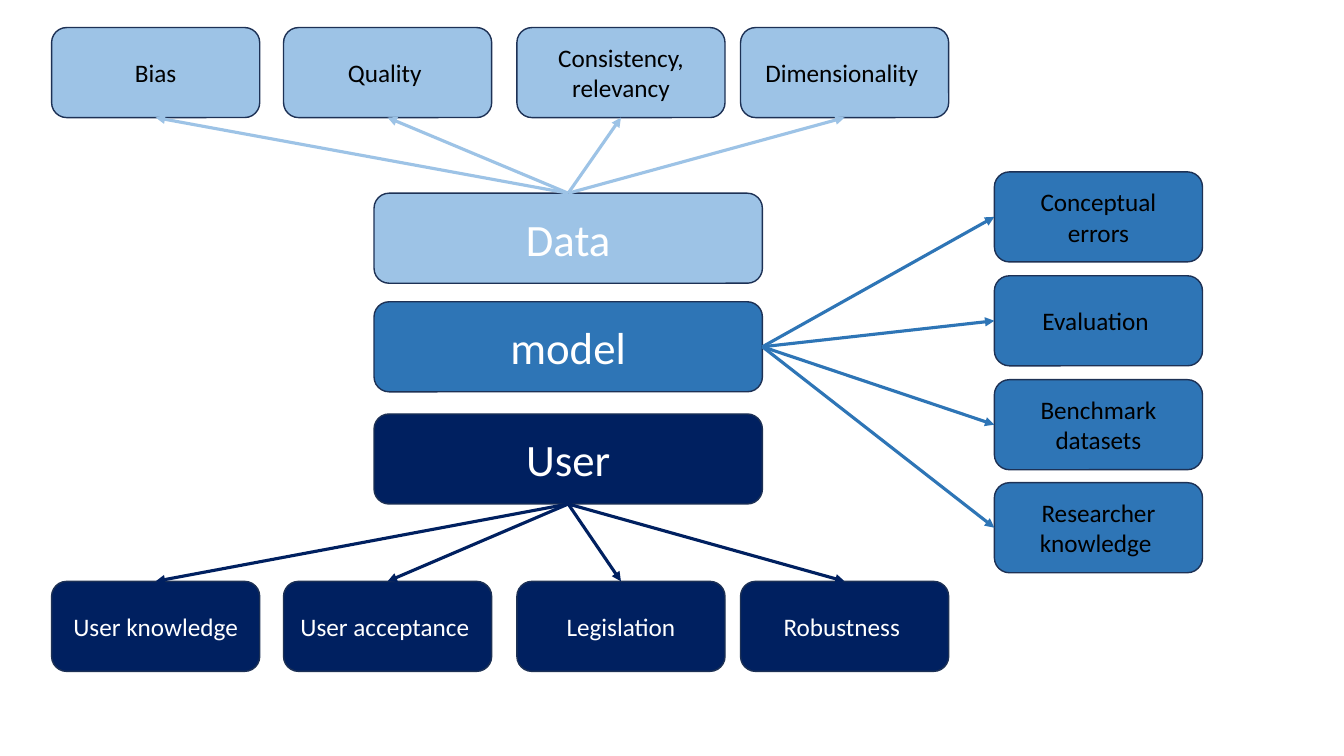
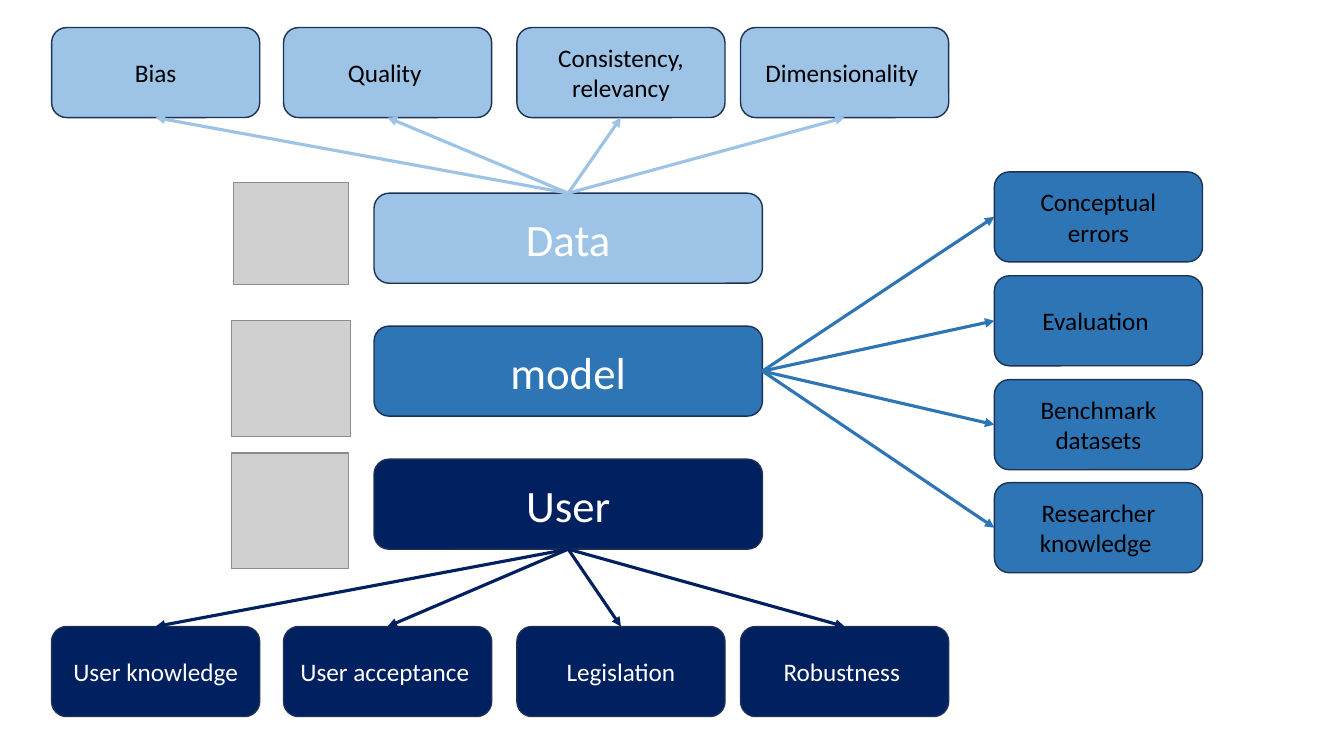
Before and after one commit to SalvatoreRa/explanaibleAI, a slide deck: slide 2 of figures/addtional_figures.pptx. Drawn at 1344x756 pixels with LibreOffice and Linux fonts; fonts in the diff are those of the drawing; grey boxes stand for pictures. Boxes give left, top, right and bottom in pixels: in the first picture for what was removed or moved away, otherwise in the second. Text is boxed around its words. In the diff, an @@ line names an element or a change of style, - is before the commit and + after.

```diff
--- a/figures/addtional_figures.pptx
+++ b/figures/addtional_figures.pptx
@@ picture added at <box>234,182,349,284</box> @@
@@ arrow moved from (762, 347) - (995, 217) to (762, 371) - (995, 217) @@
@@ picture added at <box>231,321,350,437</box> @@
@@ rounded rectangle "model": place and size @@
-rounded rectangle "model" at <box>374,301,762,391</box>
+rounded rectangle "model" at <box>374,326,762,415</box>
@@ arrow moved from (762, 347) - (995, 321) to (762, 371) - (995, 321) @@
@@ arrow moved from (762, 347) - (995, 528) to (762, 371) - (995, 528) @@
@@ arrow moved from (762, 347) - (995, 424) to (762, 371) - (995, 424) @@
@@ picture added at <box>231,453,348,569</box> @@
@@ 5 rounded rectangles, 4 arrows: place and size @@
-5 rounded rectangles, 4 arrows at <box>51,414,950,671</box>
+5 rounded rectangles, 4 arrows at <box>51,459,950,717</box>
```
